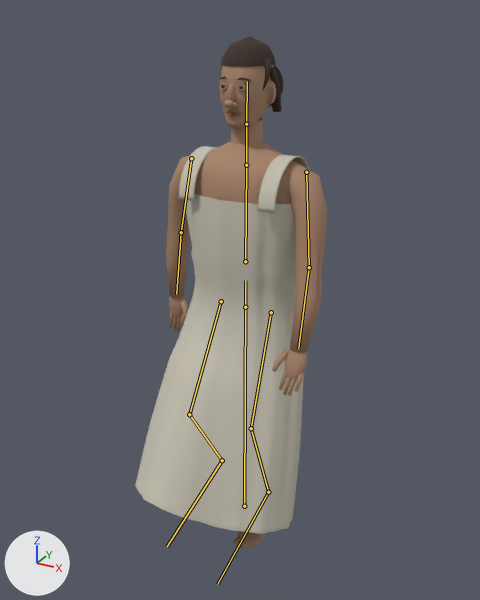
The glTF model public/models/egypt-householder.glb, before and after one commit.
Camera for both pictures: a 50 mm lens placed at (0.911, -1.693, 1.663), pointed at (-0.003, -0.033, 0.833). The lights are fixed; the arrows at lower left show +X, +Y and +Z. The first picture is the older version. Both versions are drawn at frame 19 of the action 'Walk'; the numbers are the values there. The bones that change, and the others that lie on the model, are drawn over the model as lines.

The first picture shows 'egypt-householder-chosen-long-linen-surface', 'hair-surface.025', 'iris-surface.026', 'lip-surface.026', 'skin-surface.026'.
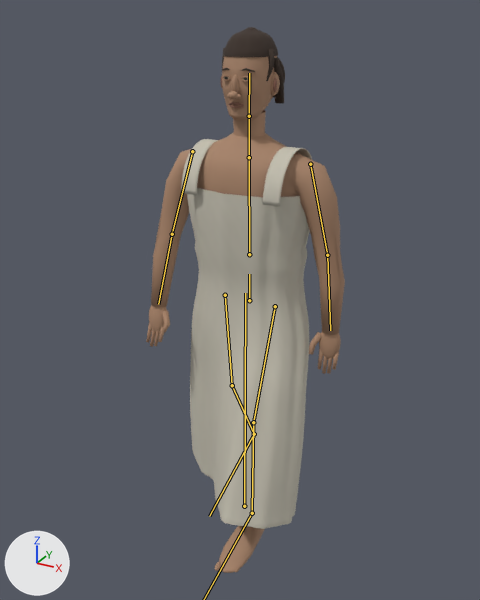
The edits, one by one:
Bone 'hips' (bone_hips) moves from (0.0, -0.047, 0.0) to (0.015, -0.023, 0.0).
Bone 'hips' (bone_hips) turns from (0, 0, 0) to (0, -2, 1) degrees about its own x, y and z.
Bone 'spine' (bone_spine) turns from (0, 0, 0) to (1, 3, -1) degrees about its own x, y and z.
Bone 'armL' (bone_arml) turns from (11, 0, 0) to (-6, 2, 1) degrees about its own x, y and z.
Bone 'armR' (bone_armr) turns from (-11, 0, 0) to (4, 2, 1) degrees about its own x, y and z.
Bone 'thighL' (bone_thighl) turns from (-33, 0, 0) to (9, -2, 2) degrees about its own x, y and z.
Bone 'shinL' (bone_shinl) turns from (65, 0, 0) to (21, 0, 0) degrees about its own x, y and z.
Bone 'footL' (bone_footl) turns from (-33, 0, 0) to (-24, 1, -1) degrees about its own x, y and z.
Bone 'thighR' (bone_thighr) turns from (-20, 0, 0) to (-20, -1, 2) degrees about its own x, y and z.
Bone 'shinR' (bone_shinr) turns from (41, 0, 0) to (21, 0, 0) degrees about its own x, y and z.
Bone 'footR' (bone_footr) turns from (-21, 0, 0) to (-1, 1, 0) degrees about its own x, y and z.

Boxes (x1, y1, x2, y2) around the edits, measured in the pictures (480 x 600 px):
'egypt-householder-chosen-long-linen-surface', posed (25% narrower): before (135, 146, 310, 534); after (181, 139, 312, 529)
'skin-surface.026', posed (23% wider, 7% taller): before (166, 65, 327, 548); after (146, 56, 345, 573)
'hair-surface.025', posed: before (219, 37, 283, 112); after (222, 27, 285, 104)
'lip-surface.026', posed (6% taller): before (219, 87, 273, 117); after (220, 76, 277, 108)
bone 'hips', root to tip: before (245, 307) to (245, 280); after (249, 300) to (249, 274)
bone 'spine', root to tip: before (245, 261) to (246, 165); after (249, 254) to (249, 157)
bone 'armL', root to tip: before (191, 158) to (181, 232); after (192, 151) to (172, 234)
bone 'armR', root to tip: before (306, 172) to (309, 267); after (310, 164) to (327, 255)
bone 'thighL', root to tip: before (221, 301) to (189, 414); after (225, 295) to (232, 385)
bone 'shinL', root to tip: before (189, 414) to (222, 460); after (232, 385) to (254, 434)
bone 'footL', root to tip: before (222, 460) to (167, 546); after (254, 434) to (209, 516)
bone 'thighR', root to tip: before (271, 312) to (251, 428); after (275, 306) to (253, 422)
bone 'shinR', root to tip: before (251, 428) to (268, 492); after (253, 422) to (252, 513)
